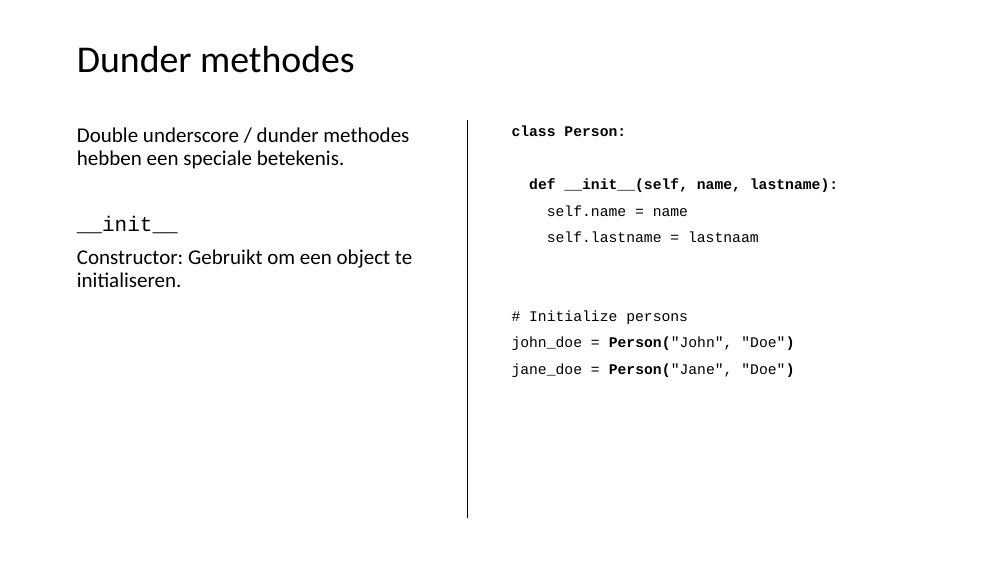
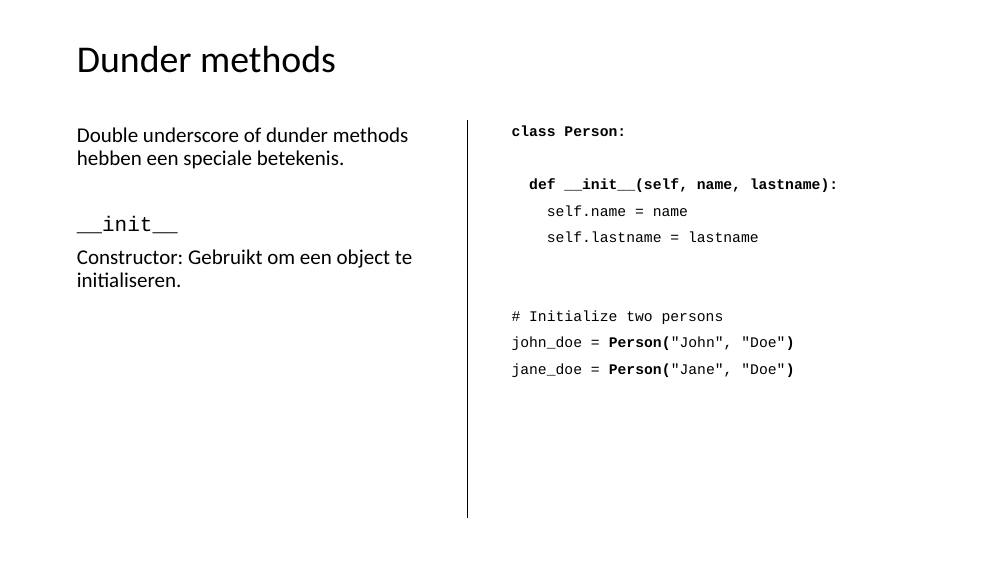
Before and after one commit to LFKoning/knowledge-sharing, a slide deck: slide 46 of python_trainees/1_basics_classes/python_traineeship_1.pptx (slide 45 before the commit). Drawn at 1008x567 pixels with LibreOffice and Linux fonts; fonts in the diff are those of the drawing. Boxes give left, top, right and bottom in pixels: in the first picture for what was removed or moved away, otherwise in the second. Text is boxed around its words. In the diff, an @@ line names an element or a change of style, - is before the commit and + after.

```diff
--- a/python_trainees/1_basics_classes/python_traineeship_1.pptx
+++ b/python_trainees/1_basics_classes/python_traineeship_1.pptx
@@ title at (77, 45, 336, 73): text changed @@
-Dunder methodes
+Dunder methods
@@ text at (77, 127, 409, 169): text changed @@
-Double underscore / dunder methodes hebben een speciale betekenis.
+Double underscore of dunder methods hebben een speciale betekenis.
@@ text at (529, 231, 759, 324): text changed @@
-self.lastname = lastnaam
-# Initialize persons
+self.lastname = lastname
+# Initialize two persons
```
Also in this commit, not shown: 6 other slides changed, 5 slides added, 1 slide removed, 11 other files.
